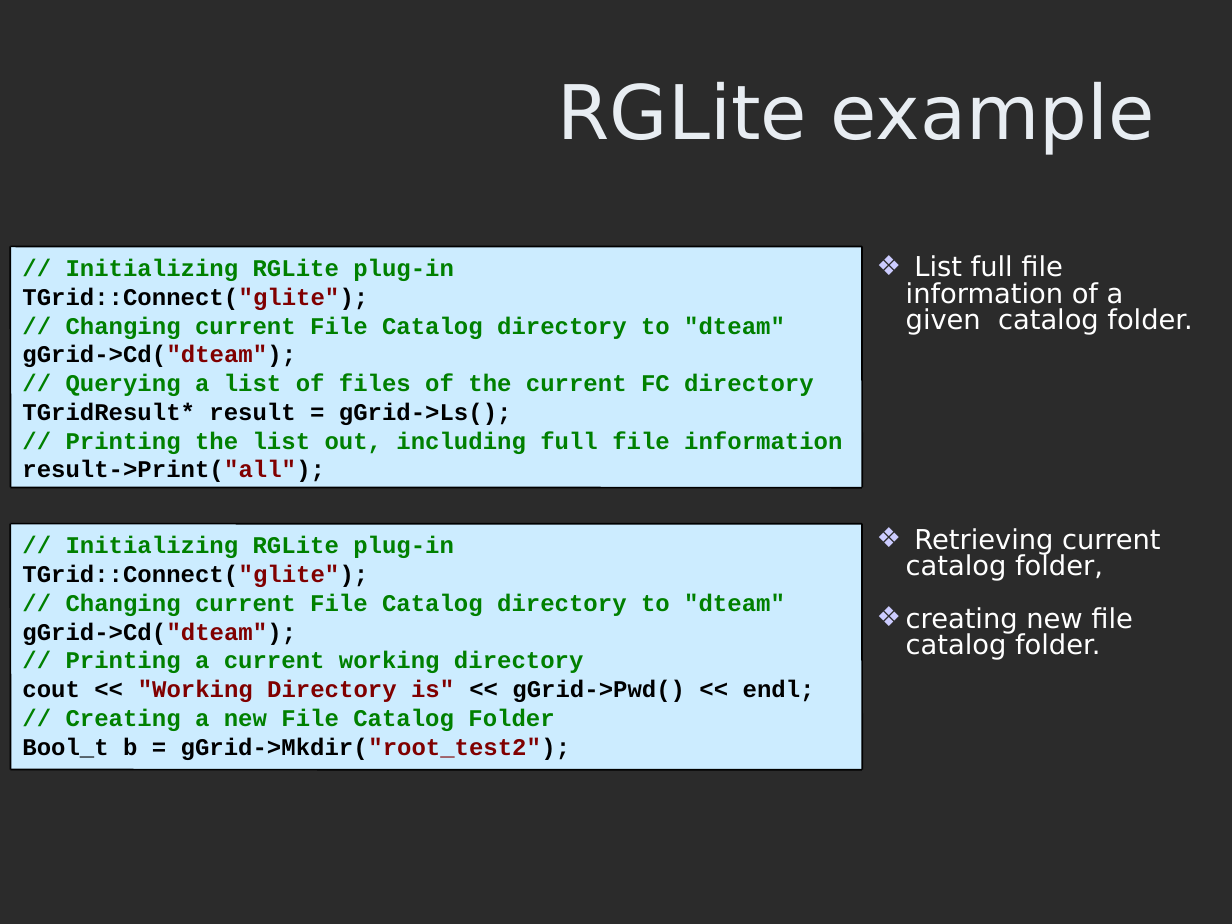
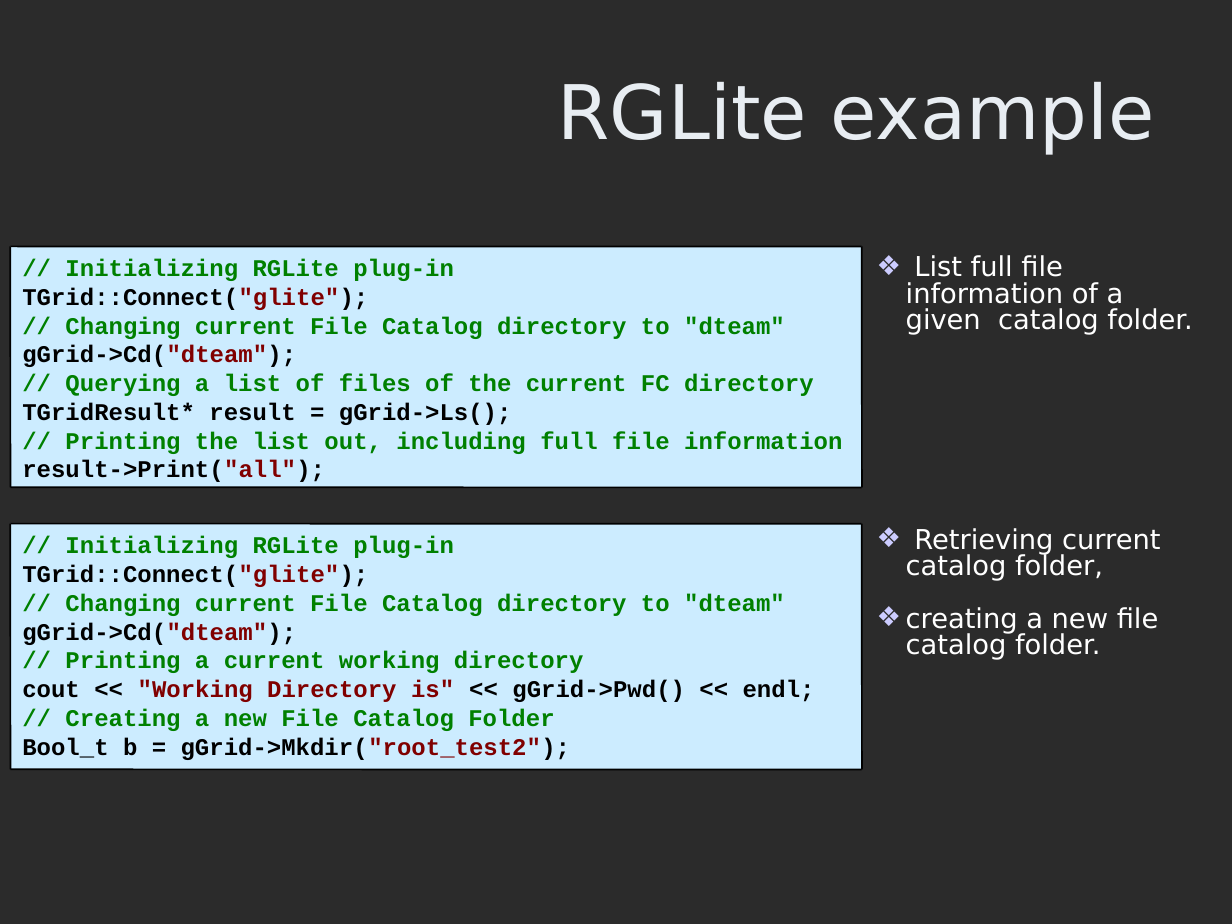
Before and after one commit to AnarManafov/PoDDocumentation, a slide deck: slide 7 of PROOF-Workshop/2007-Nov/PROOF-Workshop-2007-RGLite_gLitePROOF-GSI.ppt. Drawn at 1232x924 pixels with LibreOffice and Linux fonts; fonts in the diff are those of the drawing; background and template pictures are left out; a plain dark background stands for a picture behind light text. Boxes give left, top, right and bottom in pixels: in the first picture for what was removed or moved away, otherwise in the second. Text is boxed around its words. In the diff, an @@ line names an element or a change of style, - is before the commit and + after.

```diff
--- a/PROOF-Workshop/2007-Nov/PROOF-Workshop-2007-RGLite_gLitePROOF-GSI.ppt
+++ b/PROOF-Workshop/2007-Nov/PROOF-Workshop-2007-RGLite_gLitePROOF-GSI.ppt
@@ text at <box>906,607,1159,660</box>: text changed @@
-❖ creating new file catalog folder.
+❖ creating a new file catalog folder.
```
Also in this commit, not shown: 3 other slides changed.
